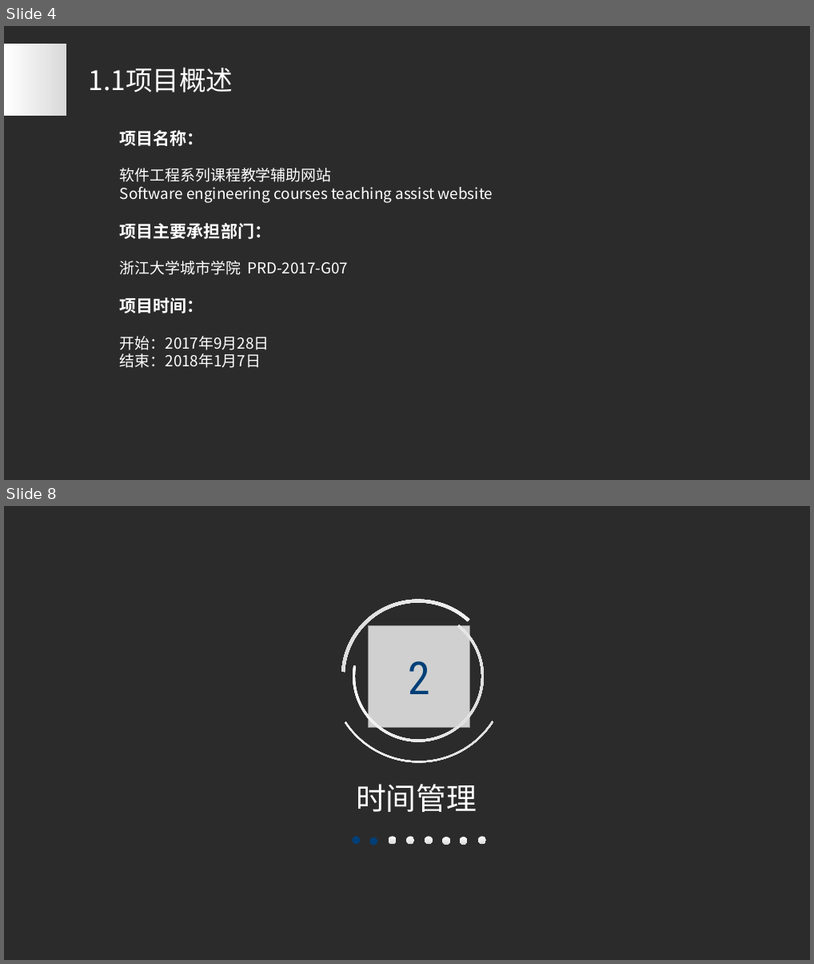
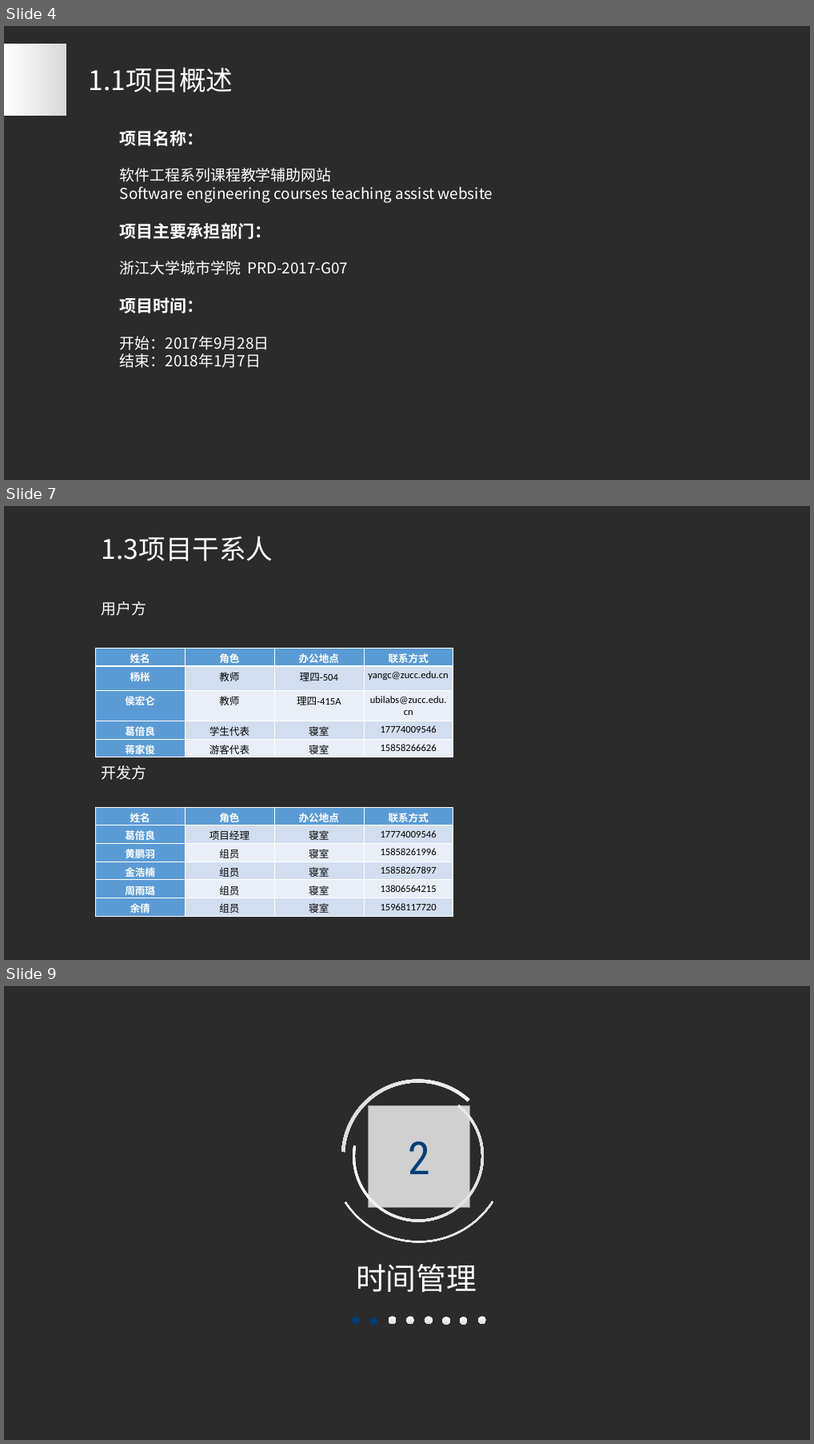
Before and after one commit to PRD2017-G07/G07-teamwork, a slide deck: 0PPT/需求工程计划评审.ppt. Shown one above the other, each under a label of ours: slides 4 and 8 before the commit, slides 4, 7 and 9 after it; the slides between them are not shown. The pictures are 814x964 and 814x1444 pixels, drawn with LibreOffice and Linux fonts; fonts in the diff are those of the drawing; grey boxes stand for pictures; background and template pictures are left out; a plain dark background stands for a picture behind light text. Boxes give left, top, right and bottom in pixels: in the first picture for what was removed or moved away, otherwise in the second. Text is boxed around its words. In the diff, an @@ line names an element or a change of style, - is before the commit and + after.

```diff
--- a/0PPT/需求工程计划评审.ppt
+++ b/0PPT/需求工程计划评审.ppt
@@ slide 7 added at bbox=[4, 506, 810, 960], background picture (left out) @@
@@ text added at bbox=[102, 536, 274, 561], 32 pt, text #FFFFFF @@
+1.3项目干系人
@@ text added at bbox=[102, 601, 147, 616], 18 pt, text #FFFFFF @@
+用户方
@@ table added at bbox=[95, 648, 453, 757], 5 rows, 4 columns @@
+姓名 | 角色 | 办公地点 | 联系方式
+杨枨 | 教师 | 理四-504 | yangc@zucc.edu.cn
+侯宏仑 | 教师 | 理四-415A | ubilabs@zucc.edu.cn
+葛倍良 | 学生代表 | 寝室 | 17774009546
+蒋家俊 | 游客代表 | 寝室 | 15858266626
@@ text added at bbox=[102, 765, 147, 780], 18 pt, text #FFFFFF @@
+开发方
@@ table added at bbox=[95, 807, 453, 916], 6 rows, 4 columns @@
+姓名 | 角色 | 办公地点 | 联系方式
+葛倍良 | 项目经理 | 寝室 | 17774009546
+黄鹏羽 | 组员 | 寝室 | 15858261996
+金浩楠 | 组员 | 寝室 | 15858267897
+周雨璐 | 组员 | 寝室 | 13806564215
+余倩 | 组员 | 寝室 | 15968117720
@@ what was slide 8 is now slide 9 @@
```
Also in this commit, not shown: 7 slides changed, 3 other slides added, 1 slide removed.
